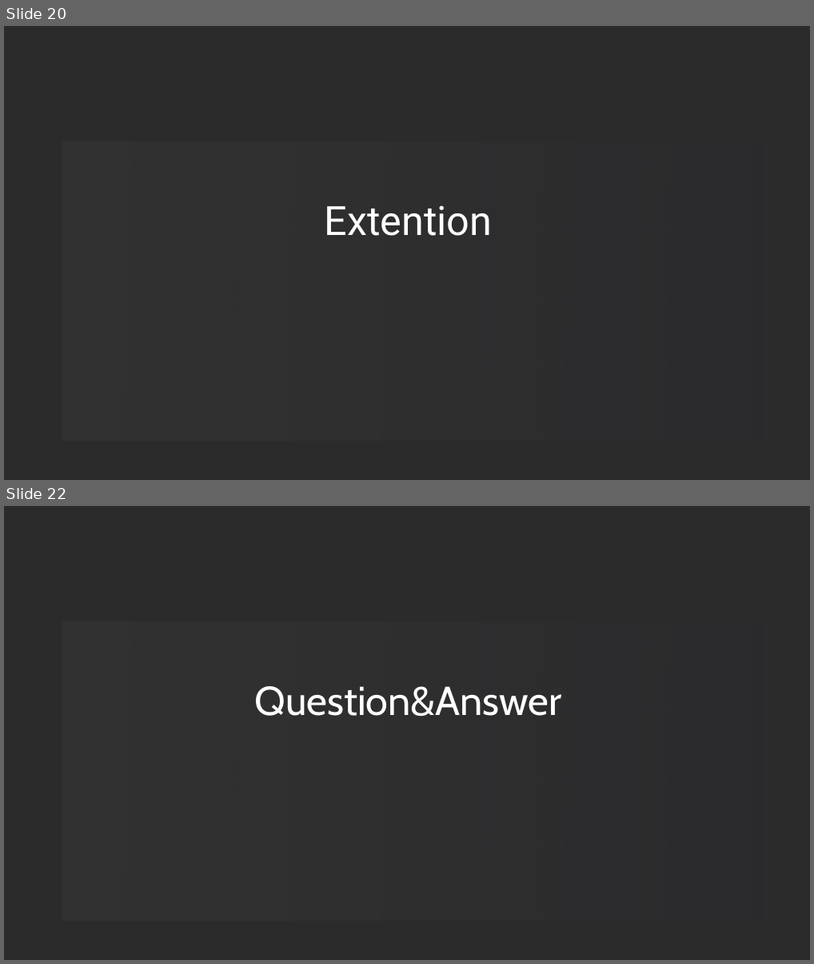
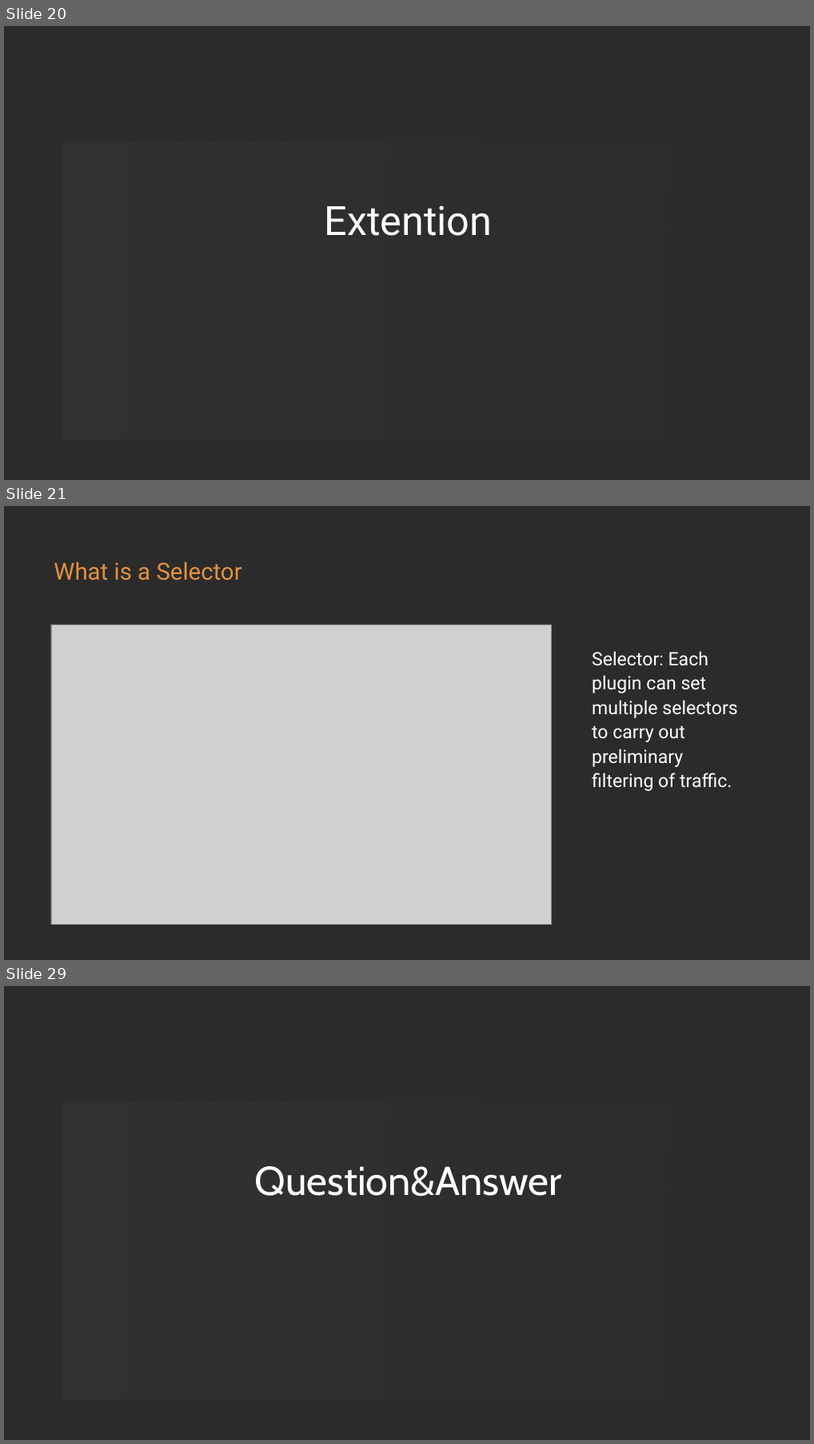
Before and after one commit to loongs-zhang/ACOCA2024-PlayWithWASM, a slide deck: PlayWithWASM.pptx. Shown one above the other, each under a label of ours: slides 20 and 22 before the commit, slides 20, 21 and 29 after it; the slides between them are not shown. The pictures are 814x964 and 814x1444 pixels, drawn with LibreOffice and Linux fonts; fonts in the diff are those of the drawing; grey boxes stand for pictures; background and template pictures are left out; a plain dark background stands for a picture behind light text. Boxes give left, top, right and bottom in pixels: in the first picture for what was removed or moved away, otherwise in the second. Text is boxed around its words. In the diff, an @@ line names an element or a change of style, - is before the commit and + after.

```diff
--- a/PlayWithWASM.pptx
+++ b/PlayWithWASM.pptx
@@ slide 21 added at [4, 506, 810, 960], background picture (left out) @@
@@ text added at [54, 562, 242, 580], 56 pt, text gradient #E3913F to #732D79 @@
+What is a Selector
@@ picture added at [51, 624, 551, 924] @@
@@ text added at [592, 651, 738, 791], 44 pt, text #FFFFFF @@
+Selector: Each plugin can set multiple selectors to carry out preliminary filtering of traffic.
@@ what was slide 22 is now slide 29 @@
```
Also in this commit, not shown: 2 slides changed, 6 other slides added, 11 other files.
